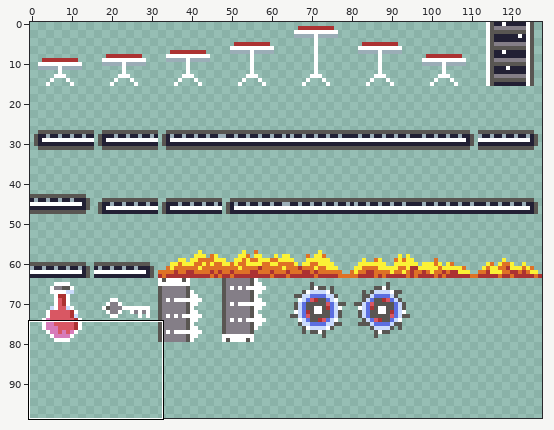
A pixel-art file gets an edit: Assets/Sprites/aseprites/items.aseprite. Above, an overview of the earlier version with the close-up marked.
Close-up. The starting point:
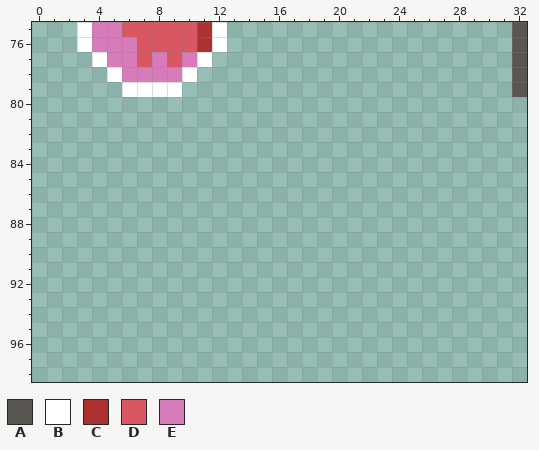
128x128 pixels, 1 frame. Shown: x 0..32, y 75..98. The wide view leaves out empty margins.
Palette (. is transparent): A #595652  B #ffffff  C #ac3232  D #d95763  E #d77bba
Pixels before, first column x 3:
75 BEEDDDDDCB...................A
76 BEEEDDDDCB...................A
77 .BEEDEDEB....................A
78 ..BEEEEB.....................A
79 ...BBBB......................A
The result:
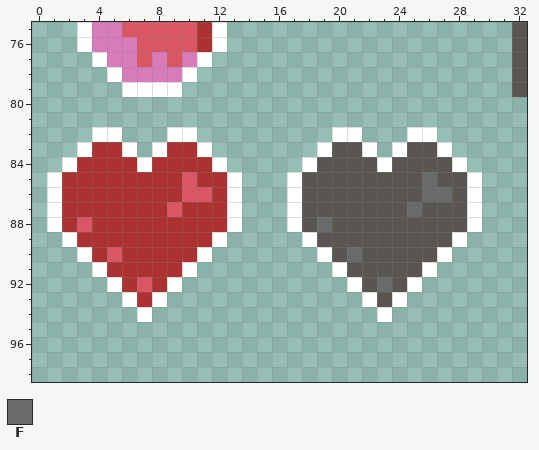
Colours new in this view: F #696a6a
Difference:
y 82: x 4..5 .. -> BB; x 9..10 .. -> BB; x 20..21 .. -> BB; x 25..26 .. -> BB
y 83: x 3..6 .... -> BCCB; x 8..11 .... -> BCCB; x 19..22 .... -> BAAB; x 24..27 .... -> BAAB
y 84: x 2..12 ........... -> BCCCCBCCCCB; x 18..28 ........... -> BAAAABAAAAB
y 85: x 1..13 ............. -> BCCCCCCCCDCCB; x 17..29 ............. -> BAAAAAAAAFAAB
y 86: x 1..13 ............. -> BCCCCCCCCDDCB; x 17..29 ............. -> BAAAAAAAAFFAB
y 87: x 1..13 ............. -> BCCCCCCCDCCCB; x 17..29 ............. -> BAAAAAAAFAAAB
y 88: x 1..13 ............. -> BCDCCCCCCCCCB; x 17..29 ............. -> BAFAAAAAAAAAB
y 89: x 2..12 ........... -> BCCCCCCCCCB; x 18..28 ........... -> BAAAAAAAAAB
y 90: x 3..11 ......... -> BCDCCCCCB; x 19..27 ......... -> BAFAAAAAB
y 91: x 4..10 ....... -> BCCCCCB; x 20..26 ....... -> BAAAAAB
y 92: x 5..9 ..... -> BCDCB; x 21..25 ..... -> BAFAB
y 93: x 6..8 ... -> BCB; x 22..24 ... -> BAB
y 94: x 7 . -> B; x 23 . -> B
Pixel boxes of the changes (left, top, right, bottom) in both close-ups:
added: (47, 127, 482, 322)
